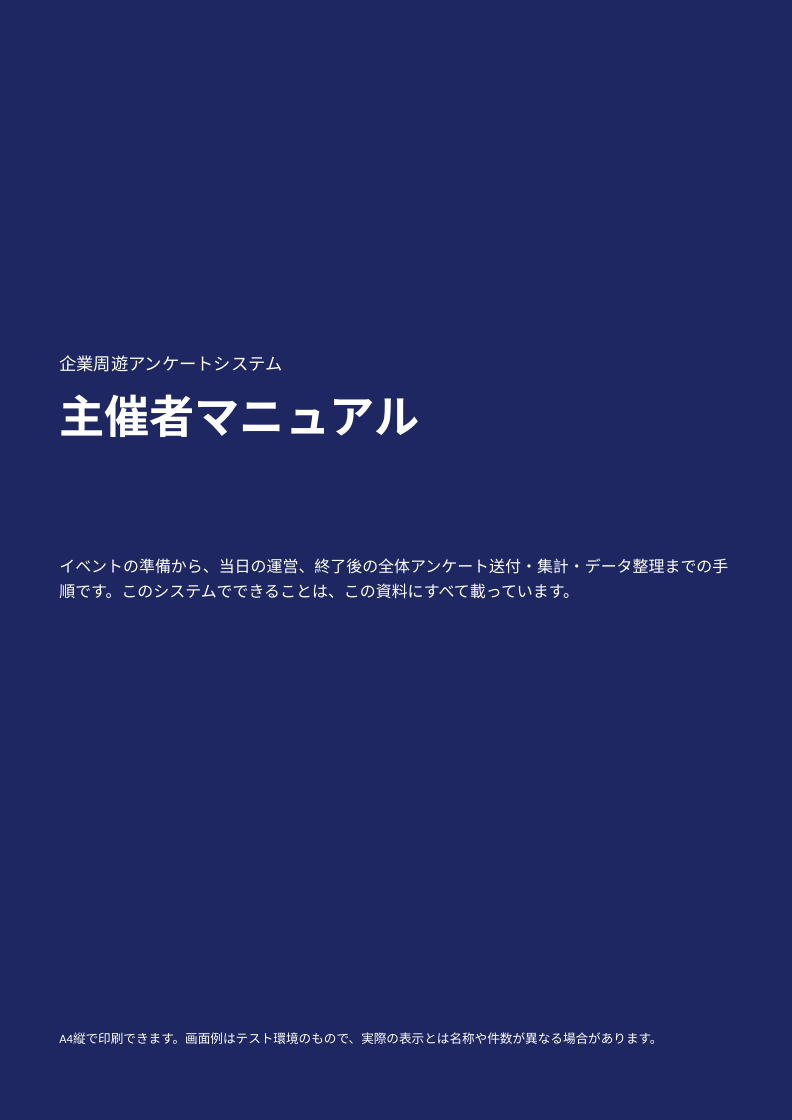
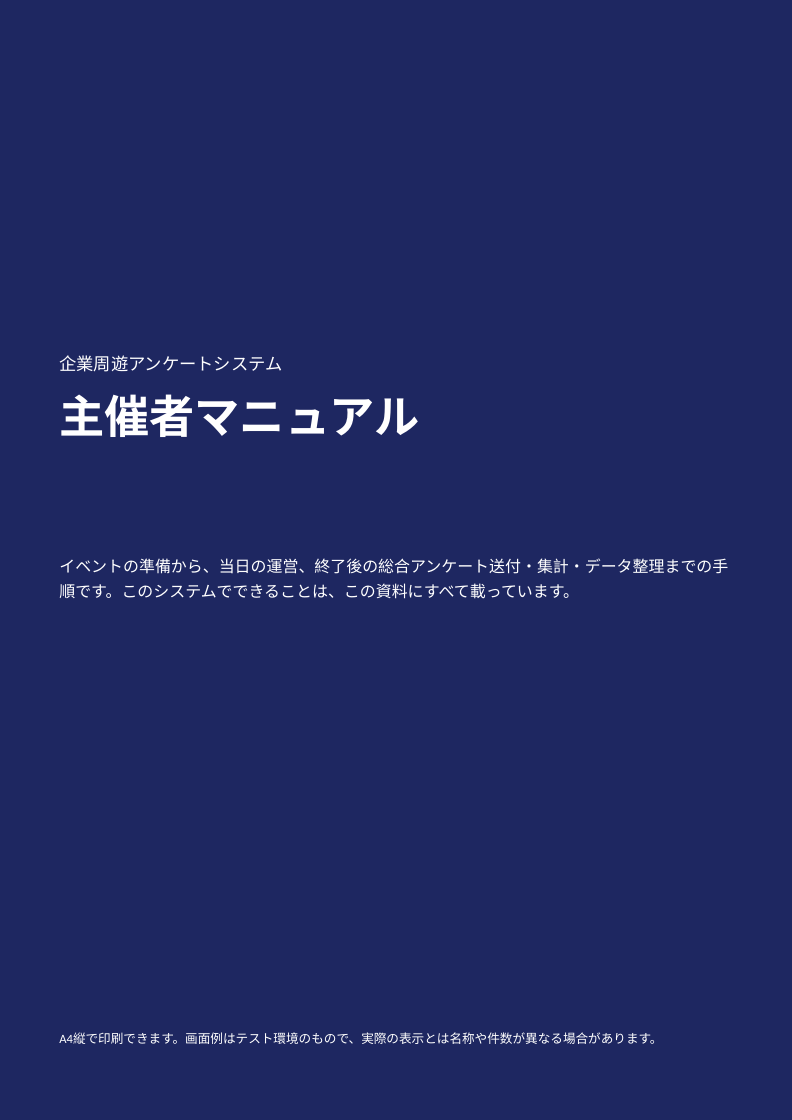
Before and after one commit to nisplus/enque, a slide deck: slide 1 of docs/manual-organizer.pptx. Drawn at 792x1120 pixels with LibreOffice and Linux fonts; fonts in the diff are those of the drawing. Boxes give left, top, right and bottom in pixels: in the first picture for what was removed or moved away, otherwise in the second. Text is boxed around its words. In the diff, an @@ line names an element or a change of style, - is before the commit and + after.

```diff
--- a/docs/manual-organizer.pptx
+++ b/docs/manual-organizer.pptx
@@ text at (x1=59, y1=558, x2=728, y2=599): text changed @@
-イベントの準備から、当日の運営、終了後の全体アンケート送付・集計・データ整理までの手順です。このシステムでできることは、この資料にすべて載っています。
+イベントの準備から、当日の運営、終了後の総合アンケート送付・集計・データ整理までの手順です。このシステムでできることは、この資料にすべて載っています。
```
Also in this commit, not shown: 7 other slides changed, 44 other files.
